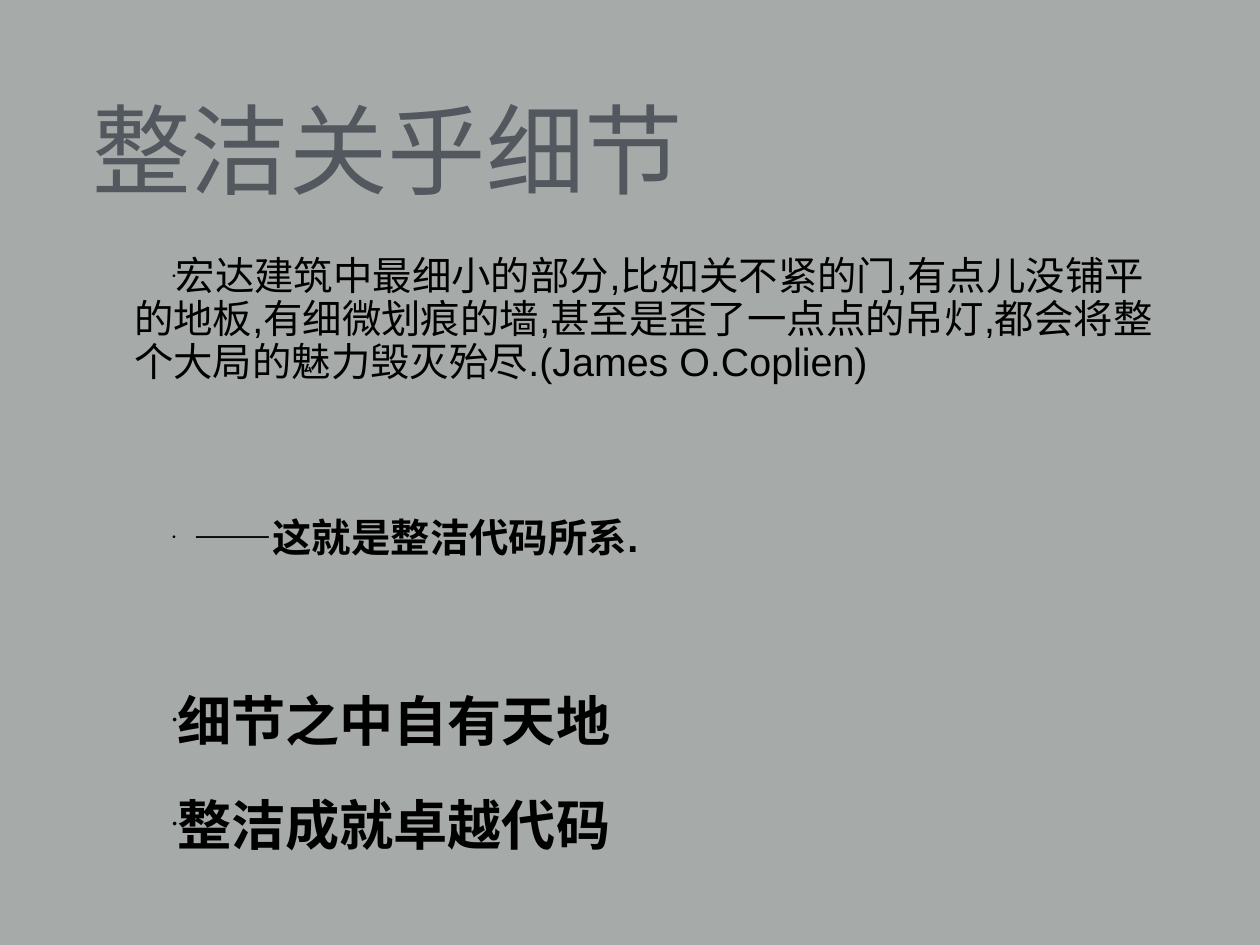
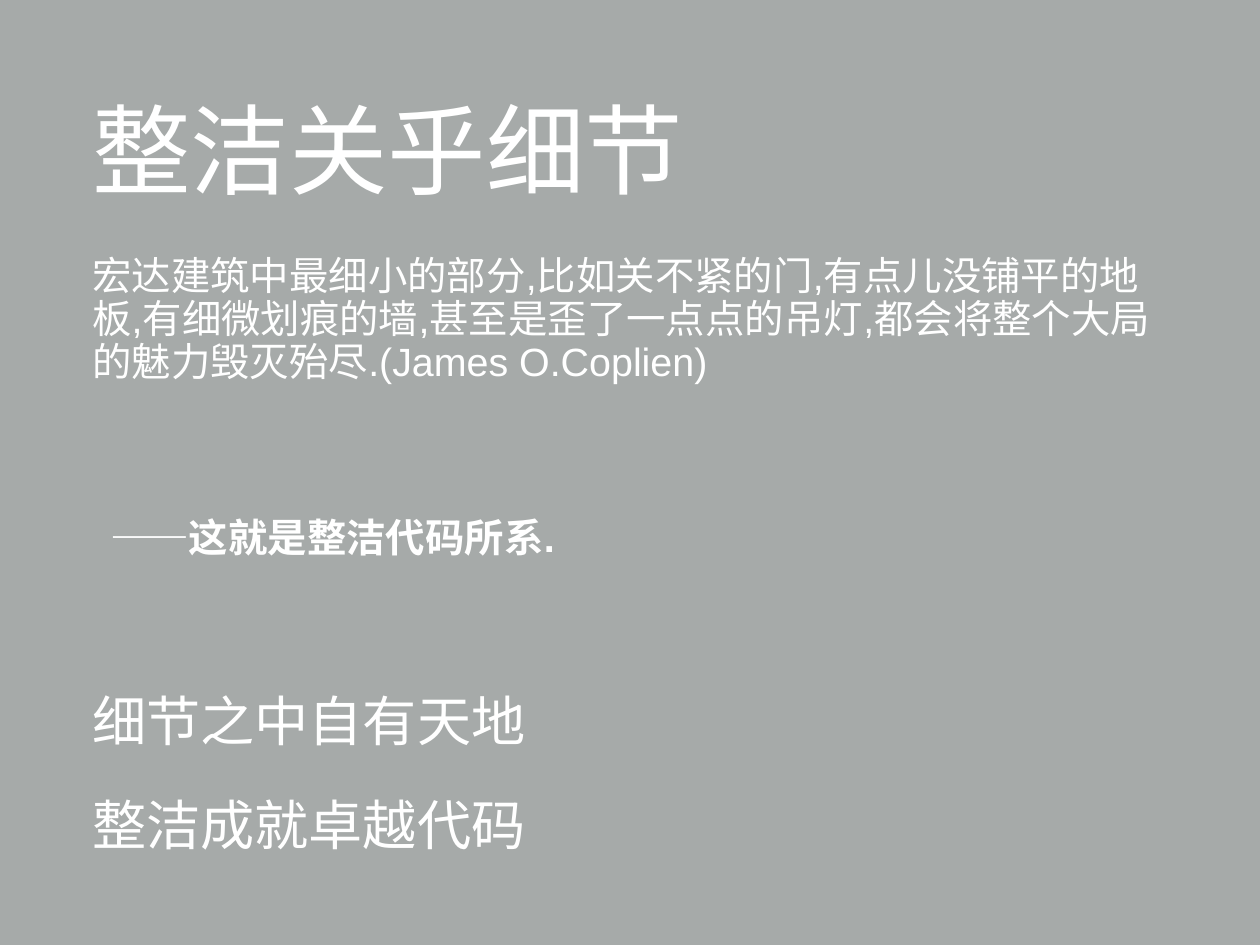
Before and after one commit to universsky/Clean_Code, a slide deck: slide 22 of 整洁的代码与规范_陈光剑2015-8-14.ppt. Drawn at 1260x945 pixels with LibreOffice and Linux fonts; fonts in the diff are those of the drawing. Boxes give left, top, right and bottom in pixels: in the first picture for what was removed or moved away, otherwise in the second. Text is boxed around its words. In the diff, an @@ line names an element or a change of style, - is before the commit and + after.

```diff
--- a/整洁的代码与规范_陈光剑2015-8-14.ppt
+++ b/整洁的代码与规范_陈光剑2015-8-14.ppt
@@ title "整洁关乎细节" at [92, 104, 683, 195]: text colour #53585F to #FFFFFF @@
@@ text "宏达建筑中最细小的部分,比如关不紧的门,有点儿没铺平的地板,有细微划痕的墙,甚至是歪了一点点的吊灯,都会将整个大局的魅力 ..." at [92, 257, 1150, 849]: text colour #000000 to #FFFFFF; bold off in "细节之中自有天地", "整洁成就卓越代码"; bullet • to none @@
```
Also in this commit, not shown: 43 other slides changed, 1 slide added, 1 slide removed, 2 other files.
